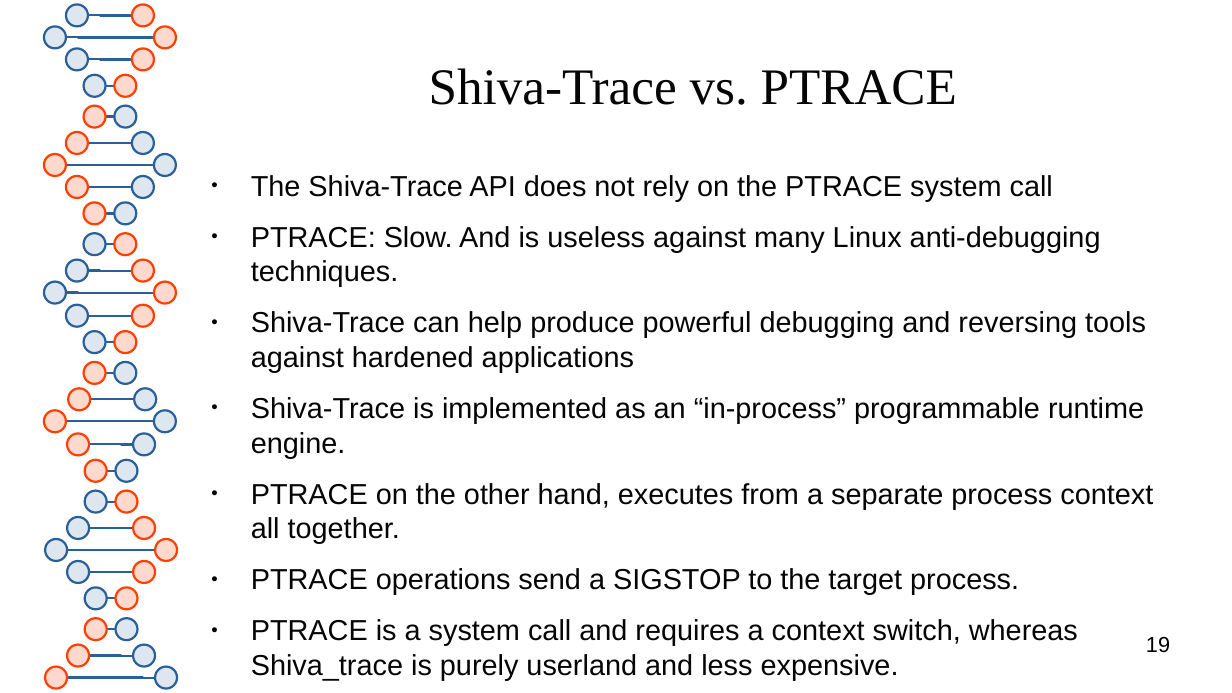
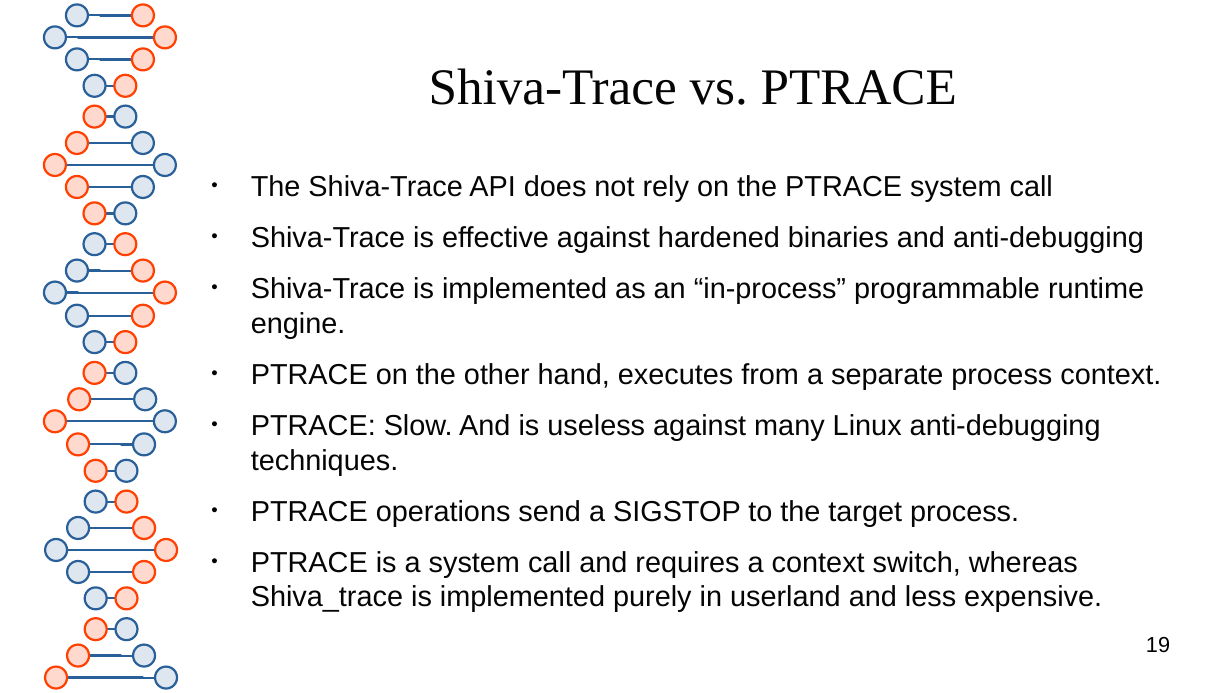
Before and after one commit to elfmaster/shiva, a slide deck: slide 19 of presentation/shiva_runtime.odp. Drawn at 1232x693 pixels with LibreOffice and Linux fonts; fonts in the diff are those of the drawing. Boxes give left, top, right and bottom in pixels: in the first picture for what was removed or moved away, otherwise in the second. Text is boxed around its words. In the diff, an @@ line names an element or a change of style, - is before the commit and + after.

```diff
--- a/presentation/shiva_runtime.odp
+++ b/presentation/shiva_runtime.odp
@@ text at [251, 226, 1161, 389]: paragraphs added @@
+● Shiva-Trace is effective against hardened binaries and anti-debugging
+● Shiva-Trace is implemented as an “in-process” programmable runtime engine.
+● PTRACE on the other hand, executes from a separate process context.
@@ text at [251, 311, 1153, 544]: paragraphs removed @@
-● Shiva-Trace can help produce powerful debugging and reversing tools against hardened applications
-● Shiva-Trace is implemented as an “in-process” programmable runtime engine.
-● PTRACE on the other hand, executes from a separate process context all together.
@@ text at [251, 551, 1102, 612]: text changed @@
-● PTRACE is a system call and requires a context switch, whereas Shiva_trace is purely userland and less expensive.
+● PTRACE is a system call and requires a context switch, whereas Shiva_trace is implemented purely in userland and less expensive.
```
Also in this commit, not shown: 1 other slide changed, 1 slide added, 3 other files.
